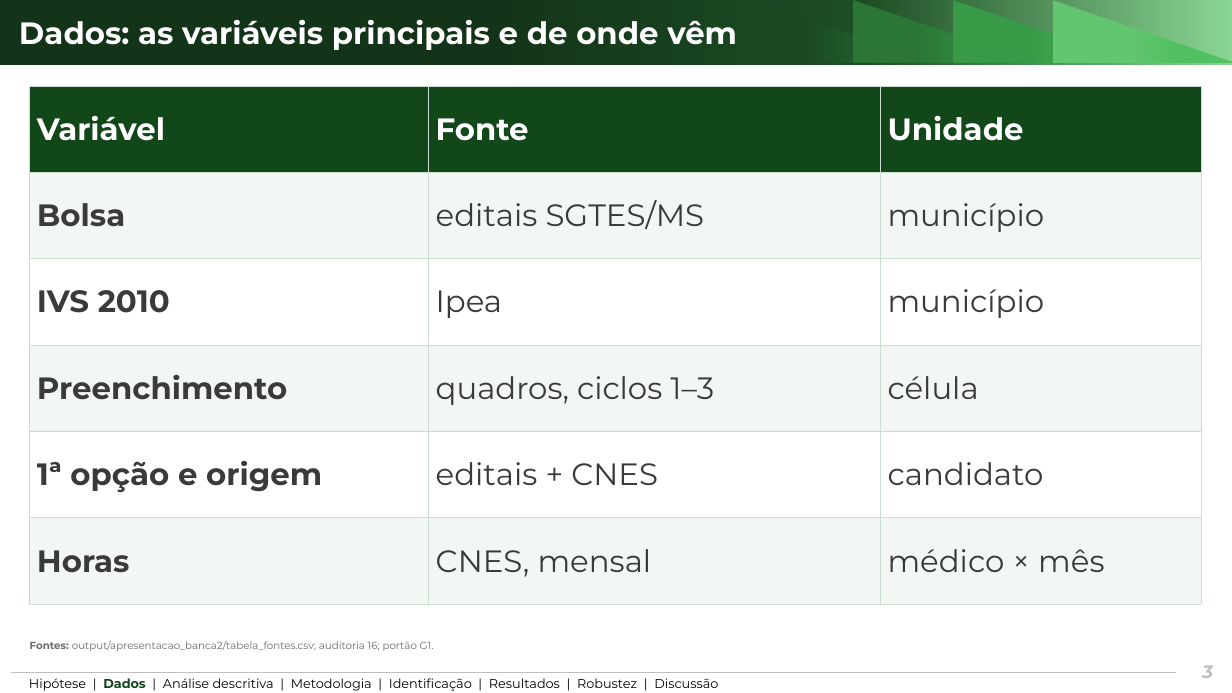
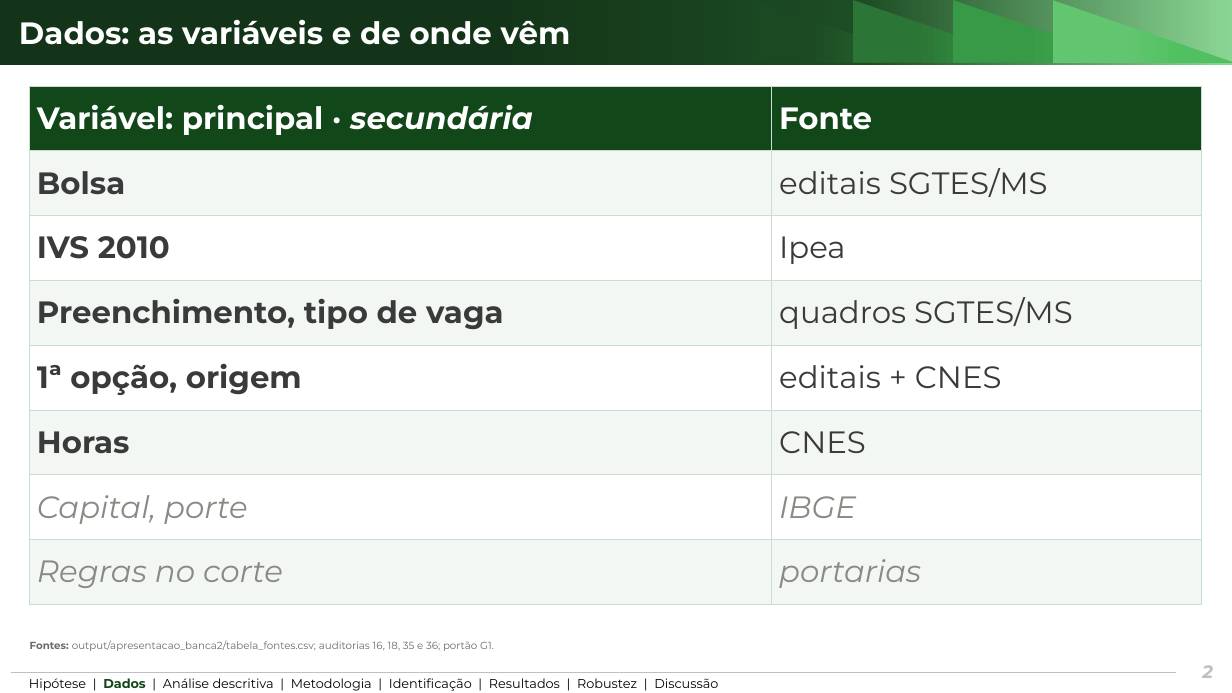
Before and after one commit to ka1victor/impact-eval-health-econ-pmme, a slide deck: slide 2 of output/apresentacao_banca2/deck_banca2_curto.pptx (slide 3 before the commit). Drawn at 1232x693 pixels with LibreOffice and Linux fonts; fonts in the diff are those of the drawing; background and template pictures are left out. Boxes give left, top, right and bottom in pixels: in the first picture for what was removed or moved away, otherwise in the second. Text is boxed around its words. In the diff, an @@ line names an element or a change of style, - is before the commit and + after.

```diff
--- a/output/apresentacao_banca2/deck_banca2_curto.pptx
+++ b/output/apresentacao_banca2/deck_banca2_curto.pptx
@@ title at (x1=19, y1=20, x2=571, y2=45): text changed @@
-Dados: as variáveis principais e de onde vêm
+Dados: as variáveis e de onde vêm
@@ table at (x1=30, y1=86, x2=1202, y2=604) @@
-Variável | Fonte | Unidade
-Bolsa | editais SGTES/MS | município
-IVS 2010 | Ipea | município
-Preenchimento | quadros, ciclos 1–3 | célula
-1ª opção e origem | editais + CNES | candidato
-Horas | CNES, mensal | médico × mês
+Variável: principal · secundária | Fonte
+Bolsa | editais SGTES/MS
+IVS 2010 | Ipea
+Preenchimento, tipo de vaga | quadros SGTES/MS
+1ª opção, origem | editais + CNES
+Horas | CNES
+Capital, porte | IBGE
+Regras no corte | portarias
@@ text at (x1=30, y1=640, x2=494, y2=651): text changed @@
-Fontes: output/apresentacao_banca2/tabela_fontes.csv; auditoria 16; portão G1.
+Fontes: output/apresentacao_banca2/tabela_fontes.csv; auditorias 16, 18, 35 e 36; portão G1.
@@ page number at (x1=1202, y1=665, x2=1213, y2=678): text changed @@
-3
+2
```
Also in this commit, not shown: 8 other slides changed, 2 slides added, 14 slides removed, 38 other files.
